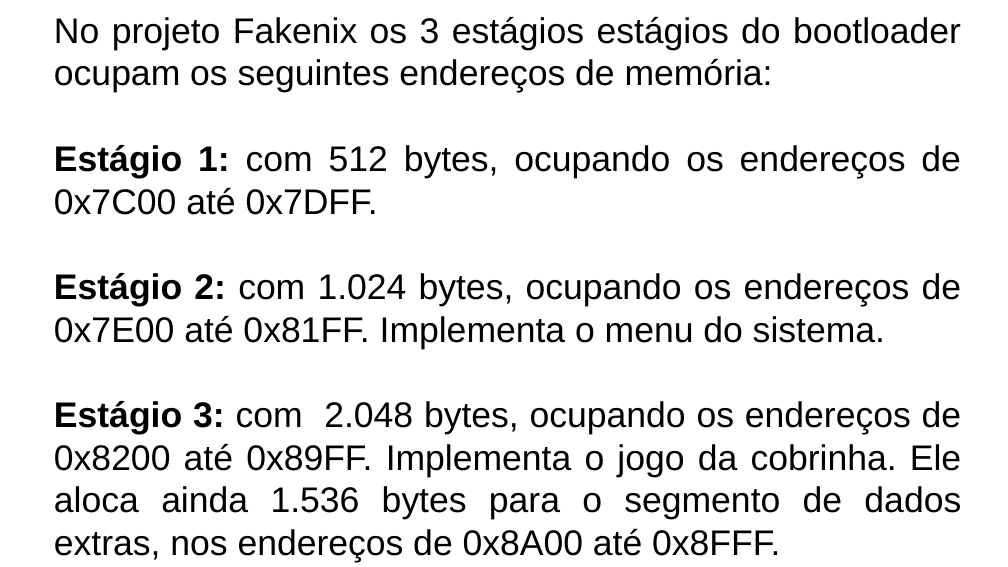
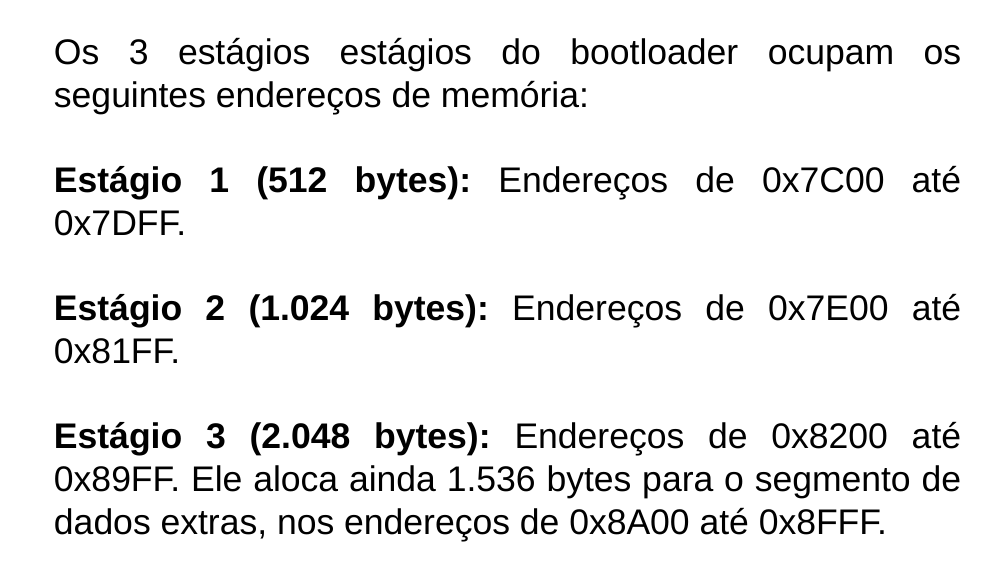
Before and after one commit to LeandroApAlmeida/Bootloader, a slide deck: slide 35 of doc/Fakenix.odp. Drawn at 1008x567 pixels with LibreOffice and Linux fonts; fonts in the diff are those of the drawing. Boxes give left, top, right and bottom in pixels: in the first picture for what was removed or moved away, otherwise in the second. Text is boxed around its words. In the diff, an @@ line names an element or a change of style, - is before the commit and + after.

```diff
--- a/doc/Fakenix.odp
+++ b/doc/Fakenix.odp
@@ text at (x1=54, y1=37, x2=962, y2=541): text changed @@
-No projeto Fakenix os 3 estágios estágios do bootloader ocupam os seguintes endereços de memória:
-Estágio 1: com 512 bytes, ocupando os endereços de 0x7C00 até 0x7DFF.
-Estágio 2: com 1.024 bytes, ocupando os endereços de 0x7E00 até 0x81FF. Implementa o menu do sistema.
-Estágio 3: com 2.048 bytes, ocupando os endereços de 0x8200 até 0x89FF. Implementa o jogo da cobrinha. Ele aloca ainda 1.536 bytes para o segmento de dados extras, nos endereços de 0x8A00 até 0x8FFF.
+Os 3 estágios estágios do bootloader ocupam os seguintes endereços de memória:
+Estágio 1 (512 bytes): Endereços de 0x7C00 até 0x7DFF.
+Estágio 2 (1.024 bytes): Endereços de 0x7E00 até 0x81FF.
+Estágio 3 (2.048 bytes): Endereços de 0x8200 até 0x89FF. Ele aloca ainda 1.536 bytes para o segmento de dados extras, nos endereços de 0x8A00 até 0x8FFF.
```
Also in this commit, not shown: 2 other slides changed, 1 other file.
